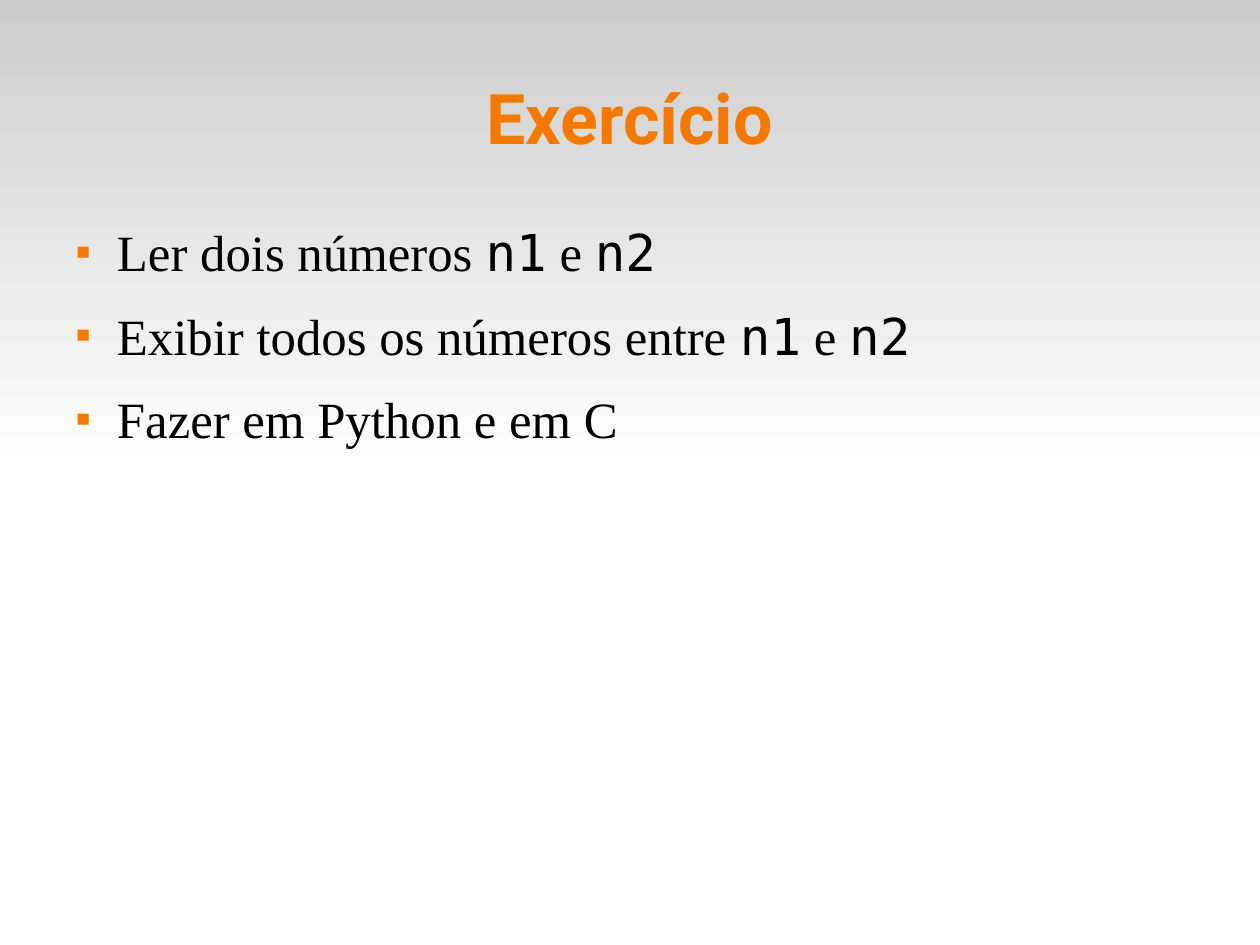
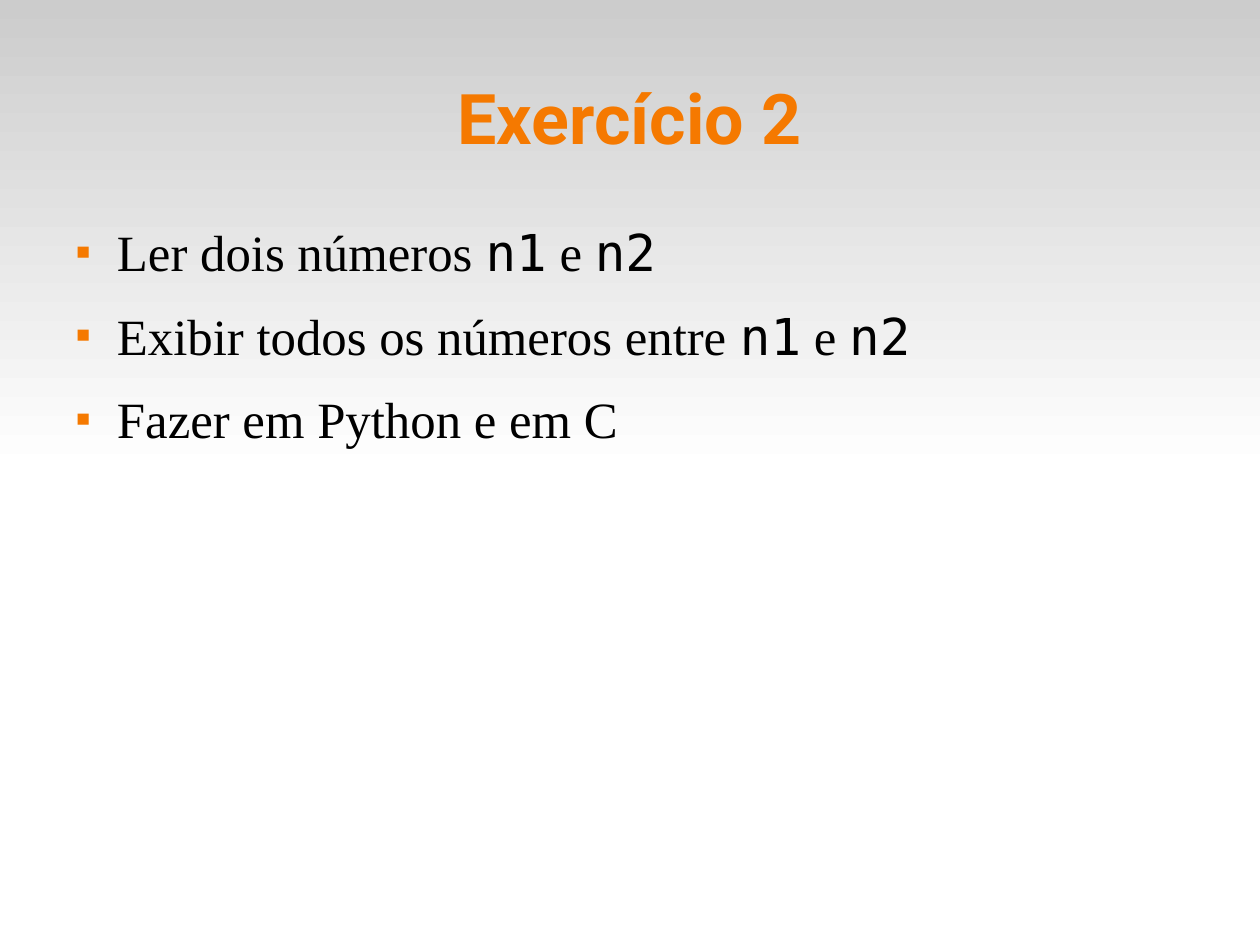
Before and after one commit to fsantanna-uerj/LP1, a slide deck: slide 8 of Slides/lp1-02-c.odp. Drawn at 1260x945 pixels with LibreOffice and Linux fonts; fonts in the diff are those of the drawing. Boxes give left, top, right and bottom in pixels: in the first picture for what was removed or moved away, otherwise in the second. Text is boxed around its words. In the diff, an @@ line names an element or a change of style, - is before the commit and + after.

```diff
--- a/Slides/lp1-02-c.odp
+++ b/Slides/lp1-02-c.odp
@@ title at (458,92,802,145): text changed @@
-Exercício
+Exercício 2
```
Also in this commit, not shown: 11 other files.
